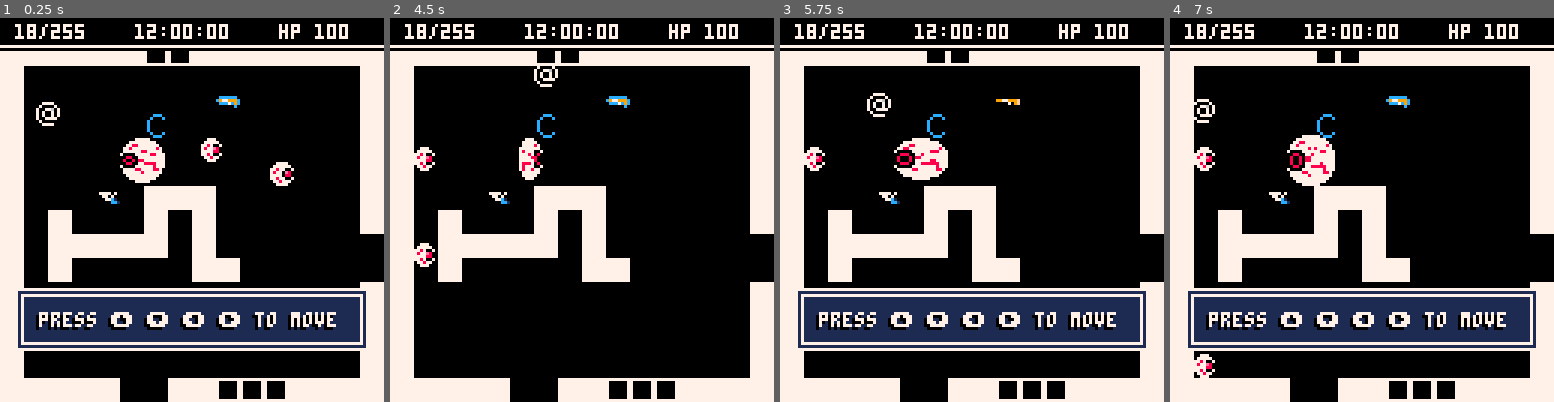
Above: before the commit, frames 1-4 (left to right).
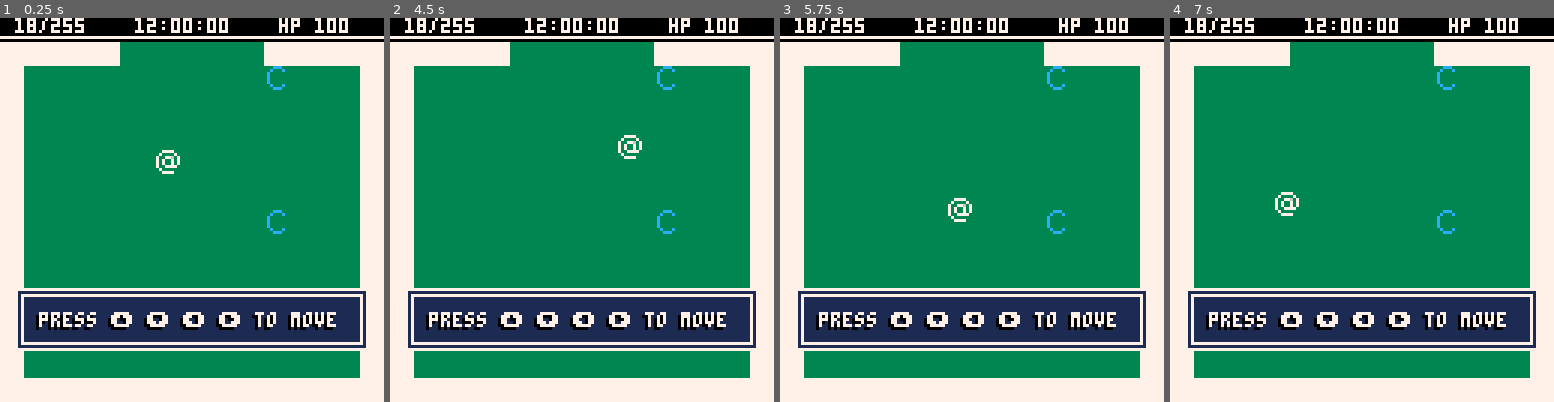
Above: after the commit, the same moments.

Repository: AlexanderClay/pico8-Projects
Game: PICO-8 cartridge hero.p8
Same seed, same stepped clock (60 frames per second), same inputs: the game is played once before the commit and once after it.
Inputs:
- Up to frame 1 (0.25 s): no input
- Up to frame 2 (4.5 s): tap X (X key) at 1.07, 2.07, 2.4, 2.73, 3.07, 3.4, 3.73, 4.07, 4.4 s; hold Left 1.97-2.37 s; hold Down 2.42-2.82 s; hold Right 2.87-3.53 s; hold Up 3.58-4.08 s; hold Right from 4.13 s (still down)
- Up to frame 3 (5.75 s): release Right at 4.53 s; hold Down 4.58-5.08 s; tap X (X key) every 0.33 s from 4.73 to 5.73 s; hold Left from 5.13 s (still down)
- Up to frame 4 (7 s): release Left at 5.8 s; hold Up 5.85-6.18 s; tap X (X key) at 6.07, 6.4, 6.73 s; hold Left 6.23-6.63 s; hold Down from 6.68 s (still down)

The runs differ from the first frame. In frame 1, 64% of the frame differs, in the area x 0-100%, y 0-100%; in frame 2, 77%; in frame 3, 64%; in frame 4, 64%.

Commit message:
made ui 8 pixels high

Diff:
--- a/hero.p8
+++ b/hero.p8
@@ -328,6 +328,8 @@
  	b.tag="pl"
  	b.dam=10
 	else
+
+	 sfx(pl.g.sfx, 3)
 		pl.active = false
 		bul2.active=true
 		bul2.x=pl.x
@@ -384,9 +386,11 @@
 	if (a.active) then
 		local dim = vec2(a.dir*a.sprsw*0.5, a.sprsh*0.5)
 
-		local sx = (a.x * 8-mapx*128) - dim.x
-  local sy = (a.y * 8-mapy*128) - dim.y
+		-- locaiton in game
+		local sx = (a.x * 8)-(mapx*128) - dim.x
+  local sy = (a.y * 8)-(mapy*120) - dim.y+8 -- game ui offset
   if(a.layer == 2) then
+  	-- frame from animation sprite
   	local sprx = flr(a.spr % 16)*8
   	local spry = flr(a.spr / 16)*8
 
@@ -406,7 +410,7 @@
  print(debugm, 15, 17, 11)
  --debug:
  --test if map has empty tiles:
- --rectfill(0, 0, 127,127,3)
+ rectfill(0, 0, 127,127,3)
 
 
  --debug: mem usuage
@@ -421,21 +425,20 @@
  	dollyy=bul2.y
 	end
  tmapx = flr(dollyx/16)
-	tmapy = flr(dollyy/16)
+	tmapy = flr(dollyy/15)
 
 	if(tmapx != mapx or tmapy != mapy) then
 		setroom(tmapx, tmapy)
 	end
- map(mapx*16,mapy*16,0,0.5,16,16)
+ map(mapx*16,mapy*15,0,8,16,15)
 
  foreach(actor,draw_actor)
 
  --ui
-
-	rectfill(0, 0, 127, 8, 0)
-	line(0, 9, 127, 9,7)
-	line(0, 10, 127, 10,0)
-	textshadow ("18/255    12:00:00    hp 100", 5, 2, 7)
+	rectfill(0, 0, 127, 5, 0)
+	line(0, 6, 127, 6,7)
+	line(0, 7, 127, 7,0)
+	textshadow ("18/255    12:00:00    hp 100", 5, 0, 7)
 
 	if (detect_use() != false) then
 
@@ -532,13 +535,20 @@
 	 sfx = 25
  }
 
- local tut=make_actor(2,4)
+ local tut=make_actor(103,50)
  tut.name="press ⬆️ ⬇️ ⬅️ ➡️ to move"
  tut.uw = 3
  tut.uh = 3
+ tut.update = function()
+ 	if (mapy==2) then
+ 		del(use_actors,tut)
+ 		del(actor,tut)
+ 		tut=nil
+ 	end
+ end
  add(use_actors, tut)
 
- pl = make_actor(2,4)
+ pl = make_actor(103,50)
  pl.active=true
  pl.spr = 1
  pl.sprw = 8
@@ -667,7 +677,7 @@
    	 g1=nil
     	sfx(10,1)
     	pl.g=gun2
-    	msg1="you got a 1930 rilfe\ninfused with\nteleportation magic."
+    	msg1="you got a 1935 rilfe\ninfused with\nteleportation magic."
     	msg2=""
     end
     g1.update=function()
@@ -960,177 +970,169 @@
 
 
 
-…(8 lines of a section not shown)…
 __gff__
 0000020200000000000000000000000000000000000000000000000000000000000002000000000000000000000000000000000000000000000000000000000000000000000000000000000000000000000000000000000000000000000000000000000000000000000000000000000000000000000000000000000000000000
 0000000000000000000000000000000000000000000000000000000000000000000000000000000000000000000000000000000000000000000000000000000000000000000000000000000000000000000000000000000000000000000000000000000000000000000000000000000000000000000000000000000000000000
 __map__
-0000000000000000000000000000000000000000000000000000000000000000000000000000000000000000000000000000000000000000000000000000000000000000000000000000000000000000000000000000000000000000000000000000000000000000000000000000000000000000000000000000000000000000
-0202020202020303020202020202020222222222222222222222222222222222020202020202020202020202020202020202020202020202020202020202020202020202020202020202020202020202020202020202020202020202020202020202020202020202020202020202020202020202020202020202020202020202
-0200000000000000000000000000000222000000000000000000000000000022020000000000000000000000000000020200000000000000000000000000000202000000000000000000000000000002020000000000000000000000000000020200000000000000000000000000000202000000000000000000000000000002
-0200000000000000001600000000000222000000000000000000000000000022020000000000000000000000000000020200000000000000000000000000000202000000000000000000000000000002020000000000000000000000000000020200000000000000000000000000000202000000000000000000000000000002
-0200000000003800000000000000000222000000000000000000000000000022020000000000000000000000000000020200000000000000000000000000000202000000000000000000000000000002020000000000000000000000000000020200000000000000000000000000000202000000000000000000000000000002
-020000000000000000000b000000000222000000000000000000000000000022020000000000000000000000000000020200000000000000000000000000000202000000000000000000000000000002020000000000000000000000000000020200000000000000000000000000000202000000000000000000000000000002
-020000000000000000000000000b000222000000000000000000000000000022020000000000000000000000000000020200000000000000000000000000000202000000000000000000000000000002020000000000000000000000000000020200000000000000000000000000000202000000000000000000000000000002
-020000001500020202000000000000022200000000000b000000000000000022020000000000000000000000000000020200000000000000000000000000000202000000000000000000000000000002020000000000000000000000000000020200000000000000000000000000000202000000000000000000000000000002
-0200020000000200020000000000000222000000000000000000001600000022020000000000000000000000000000020200000000000000000000000000000202001500000000000000000000000002020015000000000000000000000000020200150000000000000000000000000202001500000000000000000000000002
-0200020202020200020000000000000000000000000000000000000000000022020000000000000000000000000000020200000000000000000000000000000202000000000000000000000000000002020000000000000000000000000000020200000000000000000000000000000202000000000000000000000000000002
-0200020000000000020200000000000000000000000000000000000000000022020000000000000000000000000000020200000000000000000000000000000202001500000000000000000000000002020015000000000000000000000000020200150000000000000000000000000202001500000000000000000000000002
-0200000000000000000000000000000222000000000000000000000000000022020000000000000000000000000000020200000000000000000000000000000202000000000000000000000000000002020000000000000000000000000000020200000000000000000000000000000202000000000000000000000000000002
-0200000000000000000000000000000222000000000000000000000000000022020000000000000000000000000000020200000000000000000000000000000202000000000000000000000000000002020000000000000000000000000000020200000000000000000000000000000202000000000000000000000000000002
-0200000000000000000000000000000222000000000000000000000000000022020000000000000000000000000000020200000000000000000000000000000202000000000000000000000000000002020000000000000000000000000000020200000000000000000000000000000202000000000000000000000000000002
-0200000000000000000000000000000222000000000000000000000000000022020000000000000000000000000000020200000000000000000000000000000202000000000000000000000000000002020000000000000000000000000000020200000000000000000000000000000202000000000000000000000000000002
-0202020202000002020303030202020222222222222222220000002222222222020202020202020202020202020202020202020202020202020202020202020202020202020202020202020202020202020202020202020202020202020202020202020202020202020202020202020202020202020202020202020202020202
-0202020202000002020202020202020202020202020202020000000202020202020202020202020202020202020202020202020202020202020202020202020202020202020202020202020202020202020202020202020202020202020202020202020202020202020202020202020202020202020202020202020202020202
-0200000000000000000000000000000202000000000000000000000000000002020000000000000000000000000000020200000000000000000000000000000202000000000000000000000000000002020000000000000000000000000000020200000000000000000000000000000202000000000000000000000000000002
-0200000000000000000000000000000202000000000000000000000000000002020000000000000000000000000000020200000000000000000000000000000202000000000000000000000000000002020000000000000000000000000000020200000000000000000000000000000202000000000000000000000000000002
-0200000000000000000000000000000202000000000000000000000000000002020000000000000000000000000000020200000000000000000000000000000202000000000000000000000000000002020000000000000000000000000000020200000000000000000000000000000202000000000000000000000000000002
-0200000000000000000000000000000202000000000000000000000000000002020000000000000000000000000000020200000000000000000000000000000202000000000000000000000000000002020000000000000000000000000000020200000000000000000000000000000202000000000000000000000000000002
-0200000000000000000000000000000202000000000000000000000000000002020000000000000000000000000000020200000000000000000000000000000202000000000000000000000000000002020000000000000000000000000000020200000000000000000000000000000202000000000000000000000000000002
-0200000000000000000000000000000202000000000000000000000000000002020000000000000000000000000000020200000000000000000000000000000202000000000000000000000000000002020000000000000000000000000000020200000000000000000000000000000202000000000000000000000000000002
-02000000000000000b0000000000000202000000000000000000000000000002020000000000000000000000000000020200000000000000000000000000000202000000000000000000000000000002020000000000000000000000000000020200000000000000000000000000000202000000000000000000000000000002
-0200000000000000000000000000000202000000000000000000000000000002020000000000000000000000000000020200150000000000000000000000000202001500000000000000000000000002020015000000000000000000000000020200150000000000000000000000000202001500000000000000000000000002
-0200000000000000000000000000000202000000000000000000000000000002020000000000000000000000000000020200000000000000000000000000000202000000000000000000000000000002020000000000000000000000000000020200000000000000000000000000000202000000000000000000000000000002
-0200000000000000000000000000000202000000000000000000000000000002020000000000000000000000000000020200150000000000000000000000000202001500000000000000000000000002020015000000000000000000000000020200150000000000000000000000000202001500000000000000000000000002
-0200000000000000000000000000000202000000000000000000000000000002020000000000000000000000000000020200000000000000000000000000000202000000000000000000000000000002020000000000000000000000000000020200000000000000000000000000000202000000000000000000000000000002
-0200000000000000000000000000000202000000000000000000000000000002020000000000000000000000000000020200000000000000000000000000000202000000000000000000000000000002020000000000000000000000000000020200000000000000000000000000000202000000000000000000000000000002
-0200000000000000000000000000000202000000000000000000000000000002020000000000000000000000000000020200000000000000000000000000000202000000000000000000000000000002020000000000000000000000000000020200000000000000000000000000000202000000000000000000000000000002
-0200000000000000000000000000000202000000000000000000000000000002020000000000000000000000000000020200000000000000000000000000000202000000000000000000000000000002020000000000000000000000000000020200000000000000000000000000000202000000000000000000000000000002
-0202020202020200020202020202020202020202020202020202020202020202020202020202020202020202020202020202020202020202020202020202020202020202020202020202020202020202020202020202020202020202020202020202020202020202020202020202020202020202020202020202020202020202
-…(130 lines of a section not shown)…
+0000000000000000000000000000000002020202020000000000000202020202020202020200000000000002020202020202020202000000000000020202020202020202020000000000000202020202020202020200000000000002020202020202020202000000000000020202020202020202020000000000000202020202
+0202020202020303020202020202020202000000000000000000000000000002020000000000000000000000000000020200000000000000000000000000000202000000000000000000000000000002020000000000000000000000000000020200000000000000000000000000000202000000000000000000000000000002
+0200000000000000000000000000000202000000000000000000000000000002020000000000000000000000000000020200000000000000000000000000000202000000000000000000000000000002020000000000000000000000000000020200000000000000000000000000000202000000000000000000000000000002
+0200000000000000001600000000000202000000000000000000000000000002020000000000000000000000000000020200000000000000000000000000000202000000000000000000000000000002020000000000000000000000000000020200000000000000000000000000000202000000000000000000000000000002
+0200000000003800000000000000000202000000000000000000000000000002020000000000000000000000000000020200000000000000000000000000000202000000000000000000000000000002020000000000000000000000000000020200000000000000000000000000000202000000000000000000000000000002
+020000000000000000000b000000000202000000000000000000003800000002020000000000000000000038000000020200000000000000000000380000000202000000000000000000003800000002020000000000000000000038000000020200000000000000000000380000000202000000000000000000003800000002
+020000000000000000000000000b000202000000000000000000000000000002020000000000000000000000000000020200000000000000000000000000000202000000000000000000000000000002020000000000000000000000000000020200000000000000000000000000000202000000000000000000000000000002
+0200000015000202020000000000000202000000000000000000000000000002020000000000000000000000000000020200000000000000000000000000000202000000000000000000000000000002020000000000000000000000000000020200000000000000000000000000000202000000000000000000000000000002
+0200020000000200020000000000000202000000000000000000000000000002020000000000000000000000000000020200000000000000000000000000000202000000000000000000000000000002020000000000000000000000000000020200000000000000000000000000000202000000000000000000000000000002
+0200020202020200020000000000000002000000000000000000000000000002020000000000000000000000000000020200000000000000000000000000000202000000000000000000000000000002020000000000000000000000000000020200000000000000000000000000000202000000000000000000000000000002
+0200020000000000020200000000000002000000000000000000000000000002020000000000000000000000000000020200000000000000000000000000000202000000000000000000000000000002020000000000000000000000000000020200000000000000000000000000000202000000000000000000000000000002
+0200000000000000000000000000000202000000000000000000000000000002020000000000000000000000000000020200000000000000000000000000000202000000000000000000000000000002020000000000000000000000000000020200000000000000000000000000000202000000000000000000000000000002
+0200000000000000000000000000000202000000000000000000000000000002020000000000000000000000000000020200000000000000000000000000000202000000000000000000000000000002020000000000000000000000000000020200000000000000000000000000000202000000000000000000000000000002
+0200000000000000000000000000000202000000000000000000000000000002020000000000000000000000000000020200000000000000000000000000000202000000000000000000000000000002020000000000000000000000000000020200000000000000000000000000000202000000000000000000000000000002
+0200000000000000000000000000000202020202020202020202020202020202020202020202020202020202020202020202020202020202020202020202020202020202020202020202020202020202020202020202020202020202020202020202020202020202000002020202020202020202020202020202020202020202
+0202020202000000000000020202020202020202020000000000000202020202020202020200000000000002020202020202020202000000000000020202020202020202020000000000000202020202020202020200000000000002020202020202020202000000000000020202020202020202020000000000000202020202
+0200000000000000000000000000000202000000000000000000000000000002020000000000000000000000000000020200000000000000000000000000000202000000000000000000000000000002020000000000000000000000000000020200000000000000000000000000000202000000000000000000000000000002
+0200000000000000000000000000000202000000000000000000000000000002020000000000000000000000000000020200000000000000000000000000000202000000000000000000000000000002020000000000000000000000000000020200000000000000000000000000000202000000000000000000000000000002
+0200000000000000000000000000000202000000000000000000000000000002020000000000000000000000000000020200000000000000000000000000000202000000000000000000000000000002020000000000000000000000000000020200000000000000000000000000000202000000000000000000000000000002
+0200000000000000000000000000000202000000000000000000000000000002020000000000000000000000000000020200000000000000000000000000000202000000000000000000000000000002020000000000000000000000000000020200000000000000000000000000000202000000000000000000000000000002
+0200000000000000000000380000000202000000000000000000003800000002020000000000000000000038000000020200000000000000000000380000000202000000000000000000003800000002020000000000000000000038000000020200000000000000000000380000000202000000000000000000003800000002
+0200000000000000000000000000000202000000000000000000000000000002020000000000000000000000000000020200000000000000000000000000000202000000000000000000000000000002020000000000000000000000000000020200000000000000000000000000000202000000000000000000000000000002
+0200000000000000000000000000000202000000000000000000000000000002020000000000000000000000000000020200000000000000000000000000000202000000000000000000000000000002020000000000000000000000000000020200000000000000000000000000000202000000000000000000000000000002
+0200000000000000000000000000000202000000000000000000000000000002020000000000000000000000000000020200000000000000000000000000000202000000000000000000000000000002020000000000000000000000000000020200000000000000000000000000000202000000000000000000000000000002
+0200000000000000000000000000000202000000000000000000000000000002020000000000000000000000000000020200000000000000000000000000000202000000000000000000000000000002020000000000000000000000000000020200000000000000000000000000000202000000000000000000000000000002
+0200000000000000000000000000000202000000000000000000000000000002020000000000000000000000000000020200000000000000000000000000000202000000000000000000000000000002020000000000000000000000000000020200000000000000000000000000000202000000000000000000000000000002
+0200000000000000000000000000000202000000000000000000000000000002020000000000000000000000000000020200000000000000000000000000000202000000000000000000000000000002020000000000000000000000000000020200000000000000000000000000000202000000000000000000000000000002
+0200000000000000000000000000000202000000000000000000000000000002020000000000000000000000000000020200000000000000000000000000000202000000000000000000000000000002020000000000000000000000000000020200000000000000000000000000000202000000000000000000000000000002
+0200000000000000000000000000000202000000000000000000000000000002020000000000000000000000000000020200000000000000000000000000000202000000000000000000000000000002020000000000000000000000000000020200000000000000000000000000000202000000000000000000000000000002
+0202020202020202020202020202020202020202020202020202020202020202020202020202020202020202020202020202020202020202020202020202020202020202020202020202020202020202020202020202020202020202020202020202020002020303030302020202020202020202020202020202020202020202
+0202020202000000000000020202020202020202020000000000000202020202020202020200000000000002020202020202020202000000000000020202020202020202020000000000000202020202020202020200000000000002020202020202020002020303030302020202020202020202020000000000000202020202
+0200000000000000000000000000000202000000000000000000000000000002020000000000000000000000000000020200000000000000000000000000000202000000000000000000000000000002020000000000000000000000000000020200000000000000000000000000000202000000000000000000000000000002
+…(130 lines of a section not shown)…
Not shown, changed: 42 lines of the sprite sheet (__gfx__) section of hero.p8
